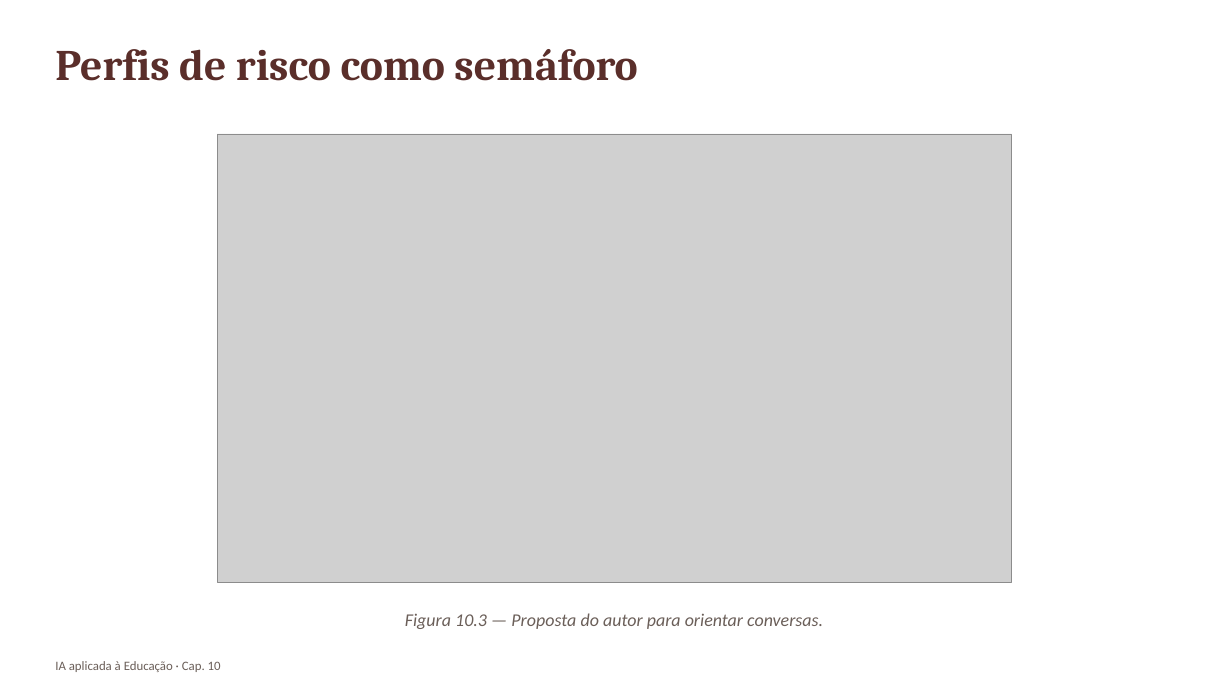
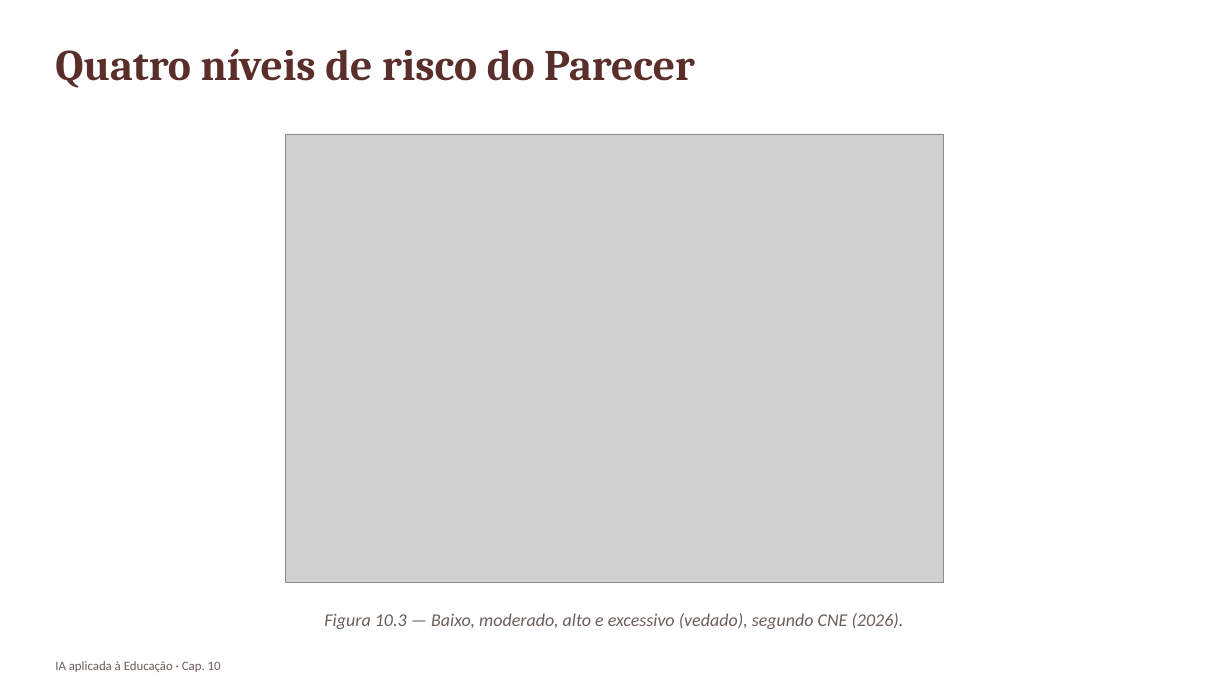
Before and after one commit to arakenmedeiros/claude, a slide deck: slide 15 of livro_ia_educacao/saida/pptx/Cap10_slides.pptx. Drawn at 1232x693 pixels with LibreOffice and Linux fonts; fonts in the diff are those of the drawing; grey boxes stand for pictures. Boxes give left, top, right and bottom in pixels: in the first picture for what was removed or moved away, otherwise in the second. Text is boxed around its words. In the diff, an @@ line names an element or a change of style, - is before the commit and + after.

```diff
--- a/livro_ia_educacao/saida/pptx/Cap10_slides.pptx
+++ b/livro_ia_educacao/saida/pptx/Cap10_slides.pptx
@@ text at (55, 49, 695, 88): text changed @@
-Perfis de risco como semáforo
+Quatro níveis de risco do Parecer
@@ picture: place and size @@
-picture at (217, 134, 1012, 582)
+picture at (286, 134, 944, 582)
@@ text at (324, 613, 904, 629): text changed @@
-Figura 10.3 — Proposta do autor para orientar conversas.
+Figura 10.3 — Baixo, moderado, alto e excessivo (vedado), segundo CNE (2026).
```
Also in this commit, not shown: 4 other slides changed, 2 slides added, 1 slide removed, 12 other files.
